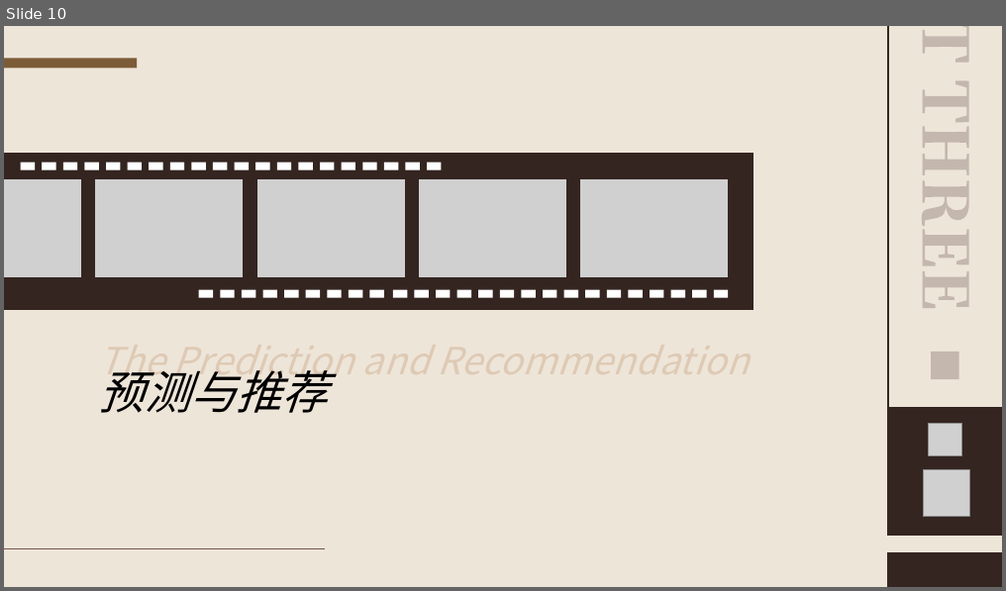
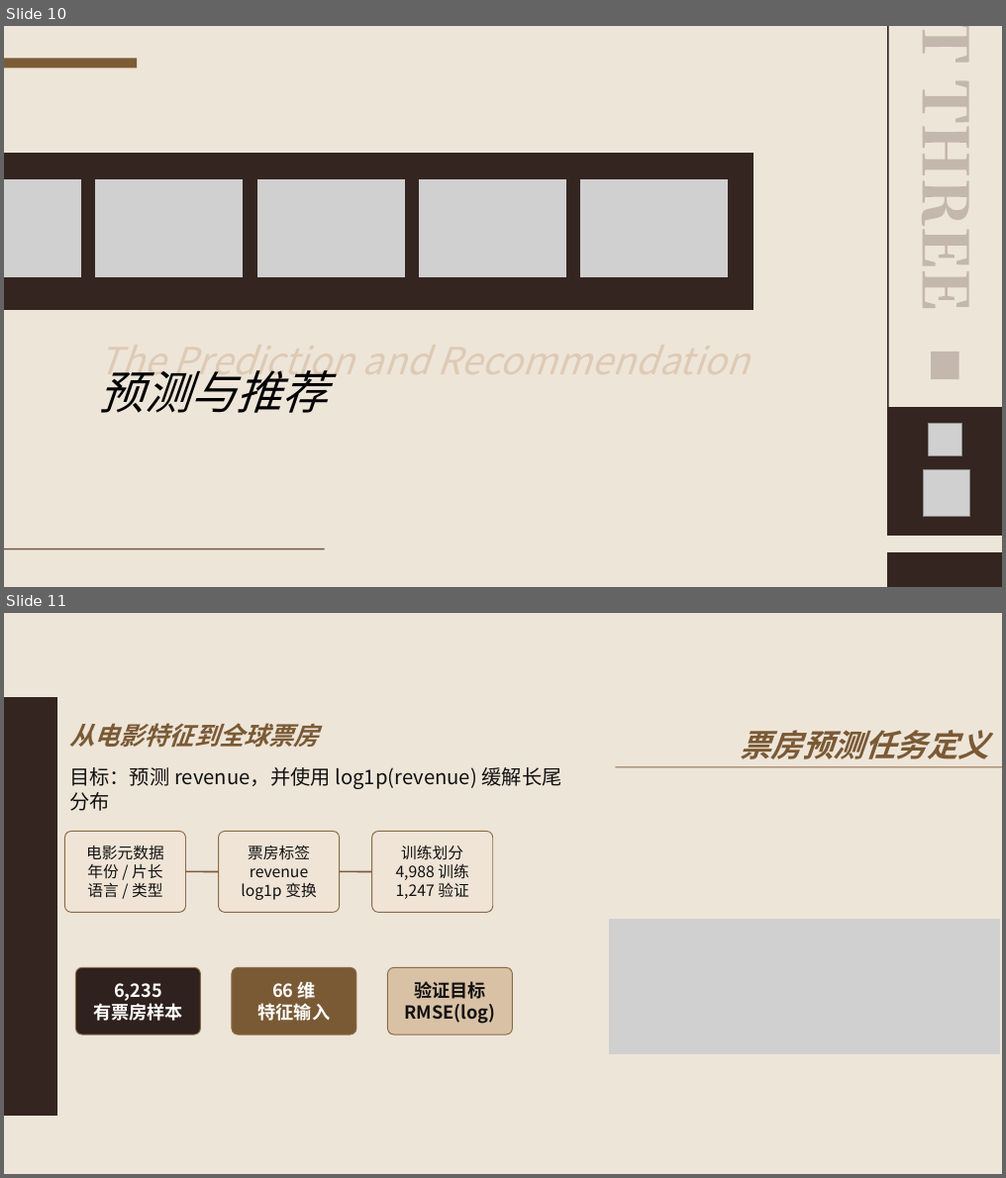
Before and after one commit to WingWR/CineScope, a slide deck: docs/CineScope.pptx. Shown one above the other, each under a label of ours: slide 10 before the commit, slides 10 and 11 after it. The pictures are 1006x591 and 1006x1178 pixels, drawn with LibreOffice and Linux fonts; fonts in the diff are those of the drawing; grey boxes stand for pictures. Boxes give left, top, right and bottom in pixels: in the first picture for what was removed or moved away, otherwise in the second. Text is boxed around its words. In the diff, an @@ line names an element or a change of style, - is before the commit and + after.

```diff
--- a/docs/CineScope.pptx
+++ b/docs/CineScope.pptx
@@ slide 11 added at bbox=[4, 613, 1002, 1174], background #EEE5D9 @@
@@ freeform shape added at bbox=[4, 697, 57, 1116], fill #342521 @@
@@ text added at bbox=[69, 723, 319, 748], 24 pt, text #7A5A35, bold, italic @@
+从电影特征到全球票房
@@ text added at bbox=[740, 730, 989, 760], 30 pt, text #7A5A35, bold, italic @@
+票房预测任务定义
@@ text added at bbox=[69, 767, 562, 811], 19.3 pt, text #111111 @@
+目标：预测 revenue，并使用 log1p(revenue) 缓解长尾分布
@@ line added from (616, 767) to (1002, 767), #8B6A45 1.05 pt @@
@@ rounded rectangle added at bbox=[64, 832, 185, 912], fill #EFE4D6, outline #8B6A45 0.9 pt, 15 pt, text #111111 @@
+电影元数据
+年份 / 片长
+语言 / 类型
@@ rounded rectangle added at bbox=[218, 832, 339, 912], fill #EFE4D6, outline #8B6A45 0.9 pt, 15 pt, text #111111 @@
+票房标签
+revenue
+log1p 变换
@@ rounded rectangle added at bbox=[372, 832, 493, 912], fill #EFE4D6, outline #8B6A45 0.9 pt, 15 pt, text #111111 @@
+训练划分
+4,988 训练
+1,247 验证
@@ line added from (186, 872) to (218, 872), #7A5A35 1.5 pt @@
@@ line added from (340, 872) to (372, 872), #7A5A35 1.5 pt @@
@@ picture added at bbox=[609, 919, 1000, 1056] @@
@@ rounded rectangle added at bbox=[76, 967, 201, 1035], fill #2F211D, outline #8B6A45 0.9 pt, 17.2 pt, text #FFFFFF, bold @@
+6,235
+有票房样本
@@ rounded rectangle added at bbox=[232, 967, 356, 1035], fill #7A5A35, outline #8B6A45 0.9 pt, 17.2 pt, text #FFFFFF, bold @@
+66 维
+特征输入
@@ rounded rectangle added at bbox=[387, 967, 512, 1035], fill #D9C1A5, outline #8B6A45 0.9 pt, 17.2 pt, text #111111, bold @@
+验证目标
+RMSE(log)
@@ slide 10 changed as well @@
@@ group removed at bbox=[21, 163, 442, 171]: 20 rectangles @@
@@ group removed at bbox=[199, 290, 728, 298]: 25 rectangles @@
```
Also in this commit, not shown: 10 other slides changed, 6 other slides added, 7 slides removed, 2 other files.
